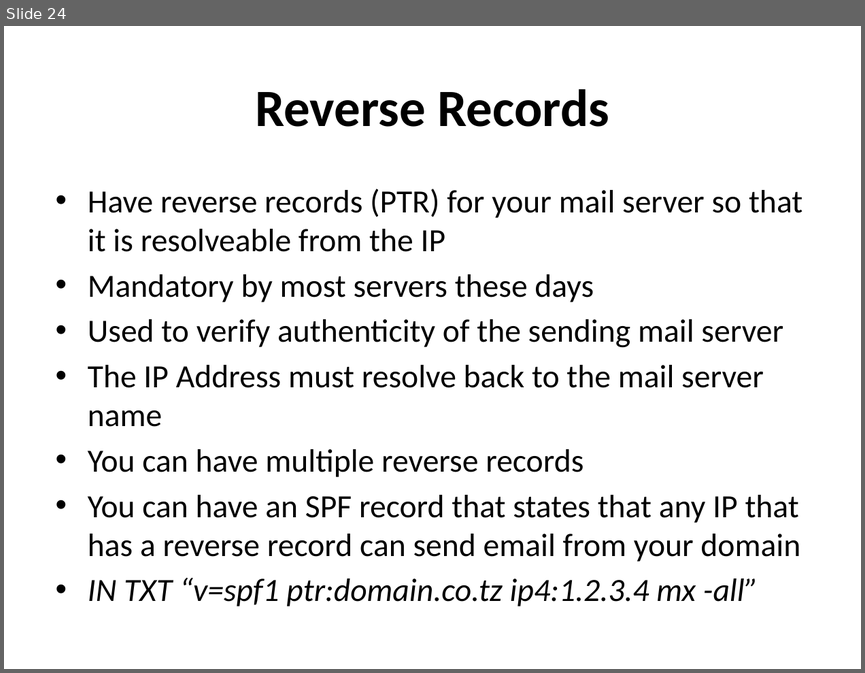
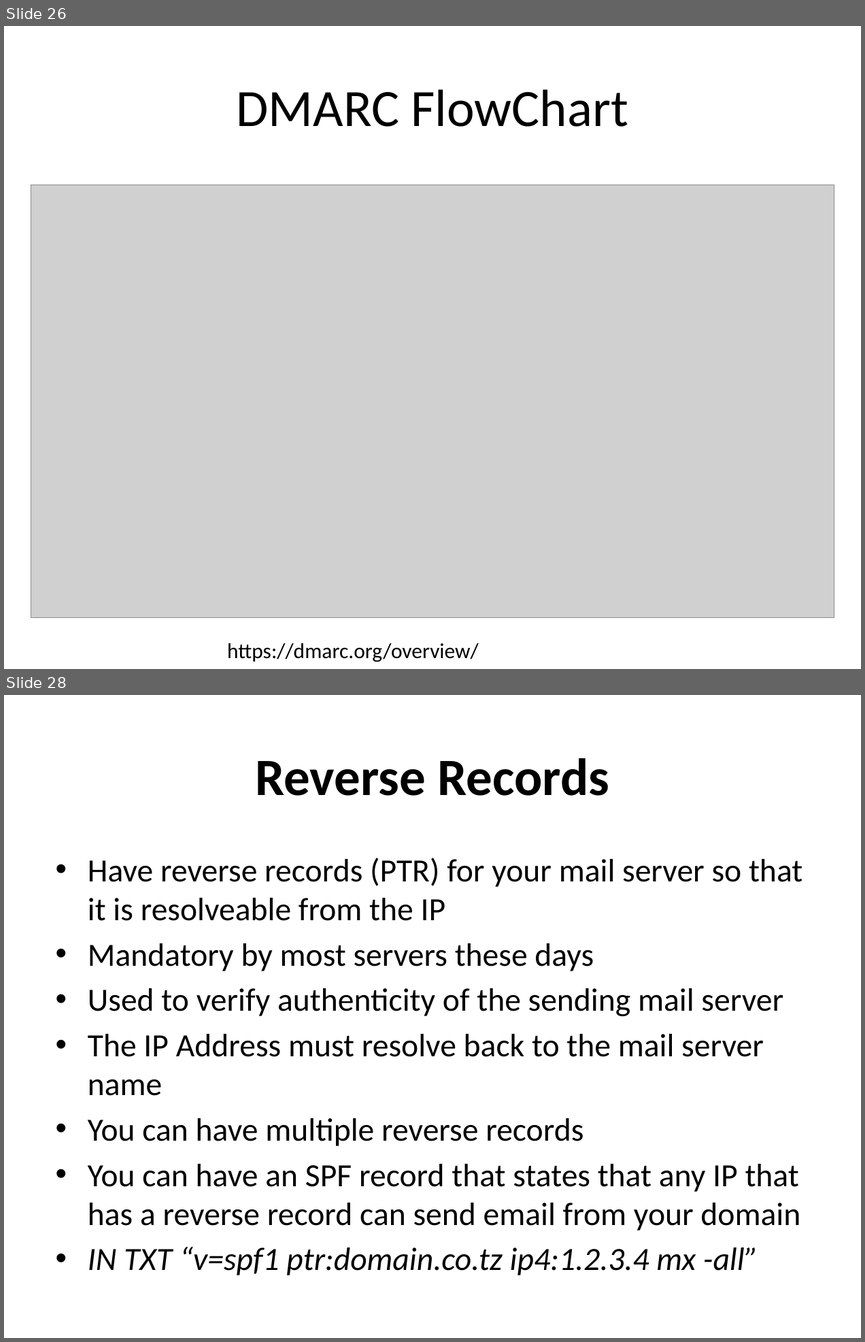
Before and after one commit to afnog/sse, a slide deck: postfix/postfix-mailgateway-debian.ppt. Shown one above the other, each under a label of ours: slide 24 before the commit, slides 26 and 28 after it; the slides between them are not shown. The pictures are 865x673 and 865x1342 pixels, drawn with LibreOffice and Linux fonts; fonts in the diff are those of the drawing; grey boxes stand for pictures. Boxes give left, top, right and bottom in pixels: in the first picture for what was removed or moved away, otherwise in the second. Text is boxed around its words. In the diff, an @@ line names an element or a change of style, - is before the commit and + after.

```diff
--- a/postfix/postfix-mailgateway-debian.ppt
+++ b/postfix/postfix-mailgateway-debian.ppt
@@ slide 26 added at bbox=[4, 26, 861, 669], background #FFFFFF @@
@@ title added at bbox=[236, 89, 628, 127], 44 pt, text #000000 @@
+DMARC FlowChart
@@ picture added at bbox=[31, 184, 834, 617] @@
@@ text added at bbox=[227, 643, 479, 662], 18 pt, text #000000 @@
+https://dmarc.org/overview/
@@ what was slide 24 is now slide 28 @@
```
Also in this commit, not shown: 1 slide changed, 4 other slides added, 1 slide removed.
